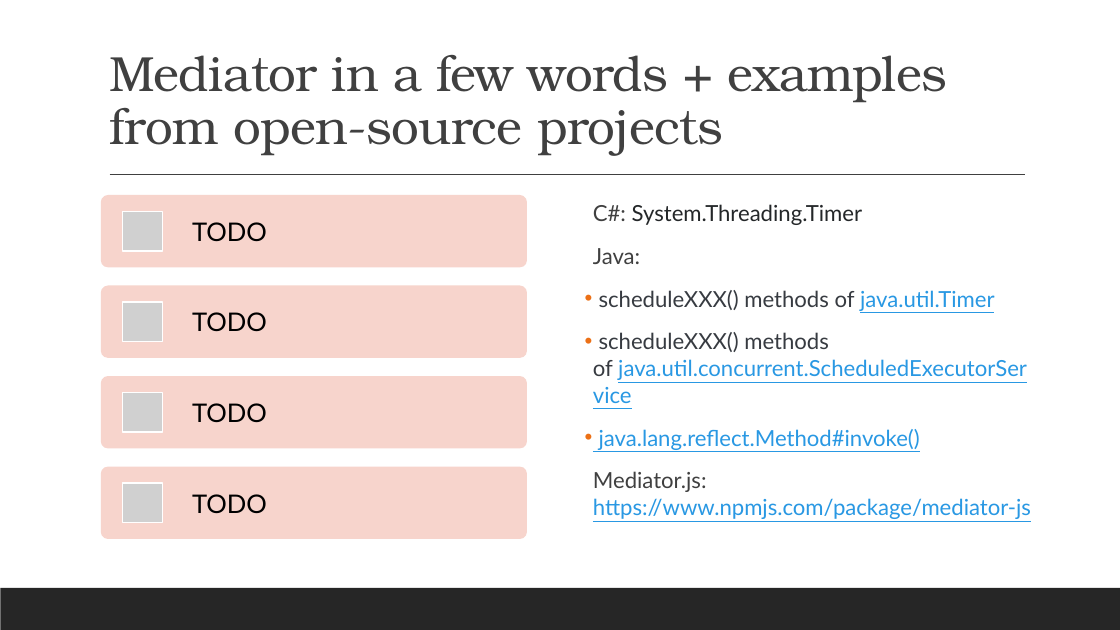
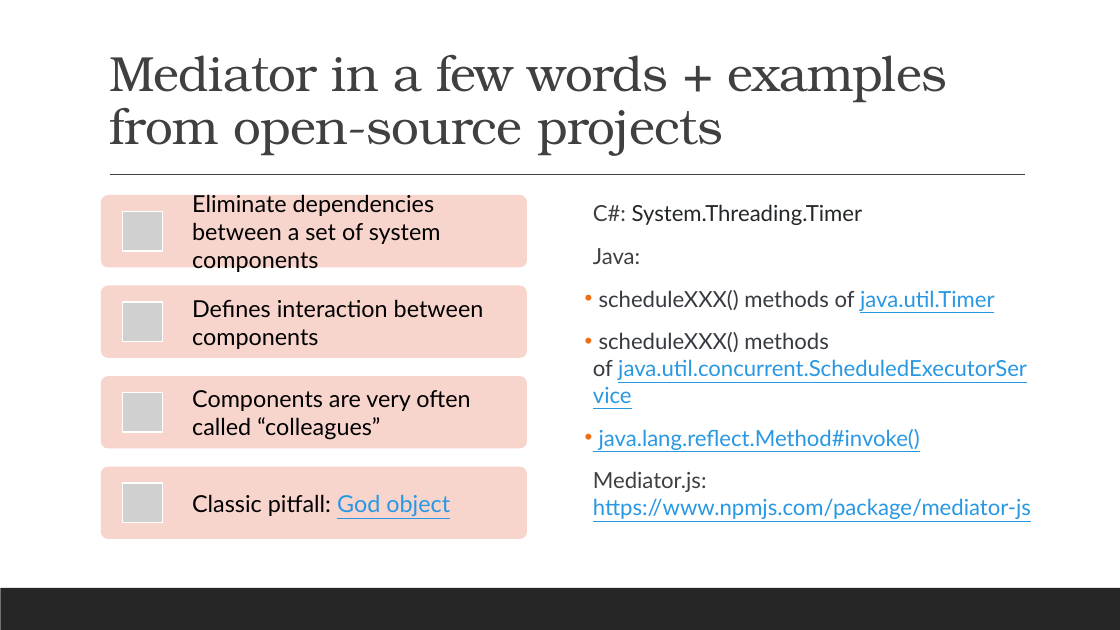
Before and after one commit to amturian/design-patterns, a slide deck: slide 8 of PPT Presentations/DesignPatterns-BehavioralPatterns.pptx (slide 6 before the commit). Drawn at 1120x630 pixels with LibreOffice and Linux fonts; fonts in the diff are those of the drawing; grey boxes stand for pictures. Boxes give left, top, right and bottom in pixels: in the first picture for what was removed or moved away, otherwise in the second. Text is boxed around its words. In the diff, an @@ line names an element or a change of style, - is before the commit and + after.

Commit message:
add slides for command, mediator, iterator

```diff
--- a/PPT Presentations/DesignPatterns-BehavioralPatterns.pptx
+++ b/PPT Presentations/DesignPatterns-BehavioralPatterns.pptx
@@ text at (192, 191, 441, 273): text changed; size 22 to 20 pt @@
-TODO
+Eliminate dependencies between a set of system components
@@ text at (192, 299, 484, 349): text changed; size 22 to 20 pt @@
-TODO
+Defines interaction between components
@@ text at (192, 390, 470, 440): text changed; size 22 to 20 pt @@
-TODO
+Components are very often called “colleagues”
@@ text at (192, 494, 450, 517): text changed; size 22 to 20 pt @@
-TODO
+Classic pitfall: God object
```
Also in this commit, not shown: 1 other slide changed, 4 slides added.
